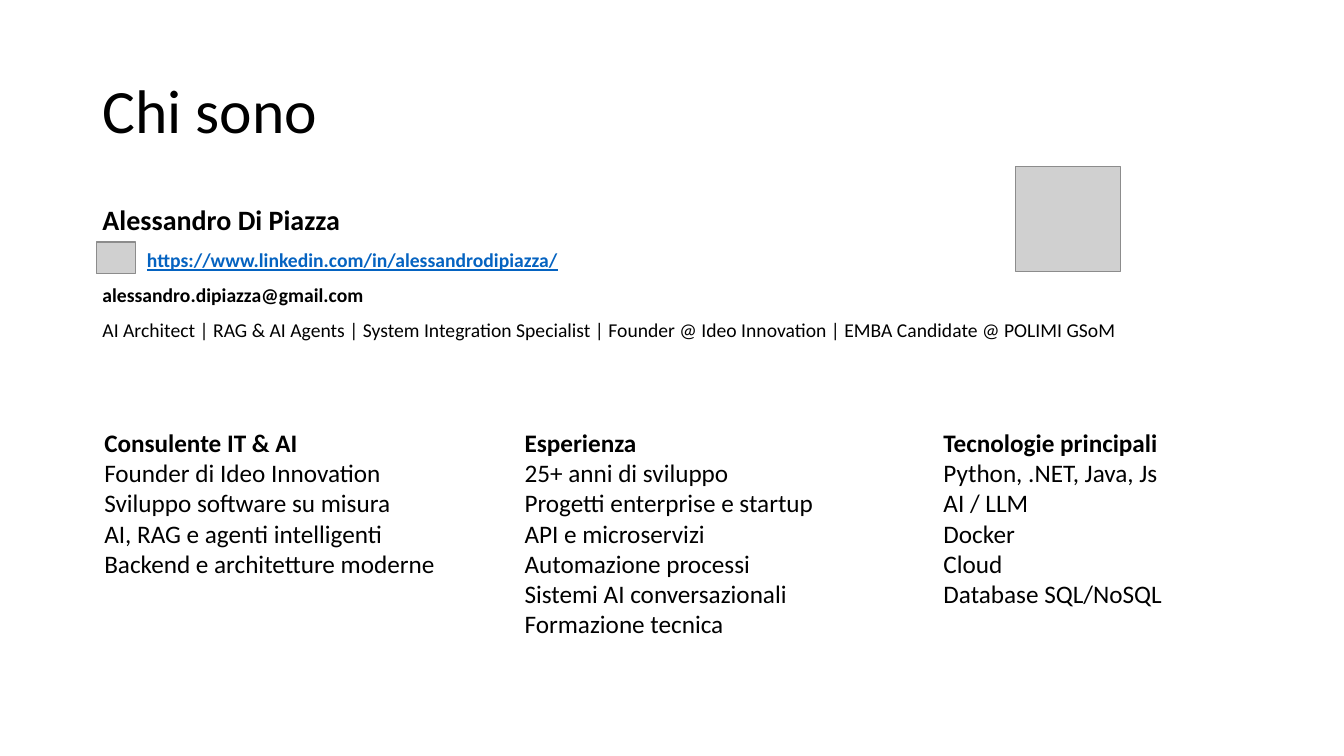
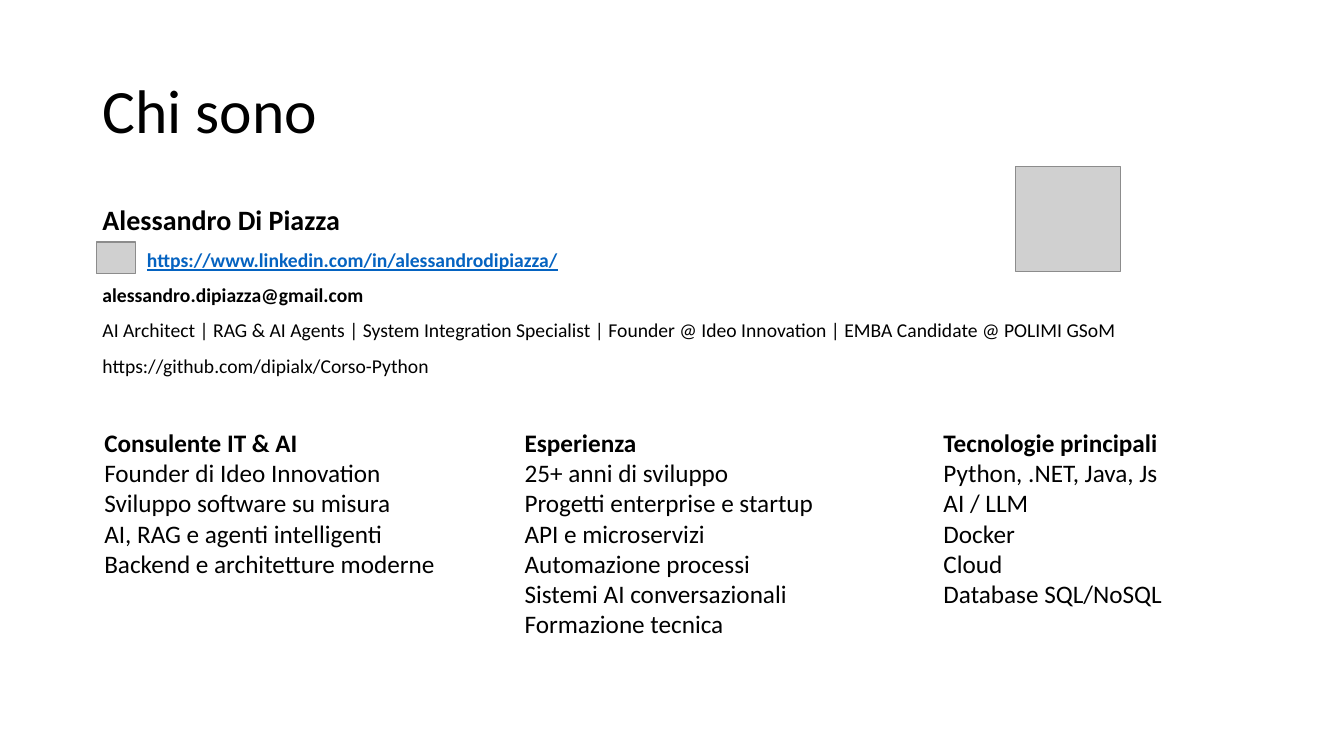
Before and after one commit to dipialx/Corso-Python, a slide deck: slide 2 of Lez1.pptx. Drawn at 1344x756 pixels with LibreOffice and Linux fonts; fonts in the diff are those of the drawing; grey boxes stand for pictures. Boxes give left, top, right and bottom in pixels: in the first picture for what was removed or moved away, otherwise in the second. Text is boxed around its words. In the diff, an @@ line names an element or a change of style, - is before the commit and + after.

```diff
--- a/Lez1.pptx
+++ b/Lez1.pptx
@@ text at (102, 359, 428, 377): paragraph added @@
+https://github.com/dipialx/Corso-Python
```
Also in this commit, not shown: 1 other slide changed, 4 other files.
